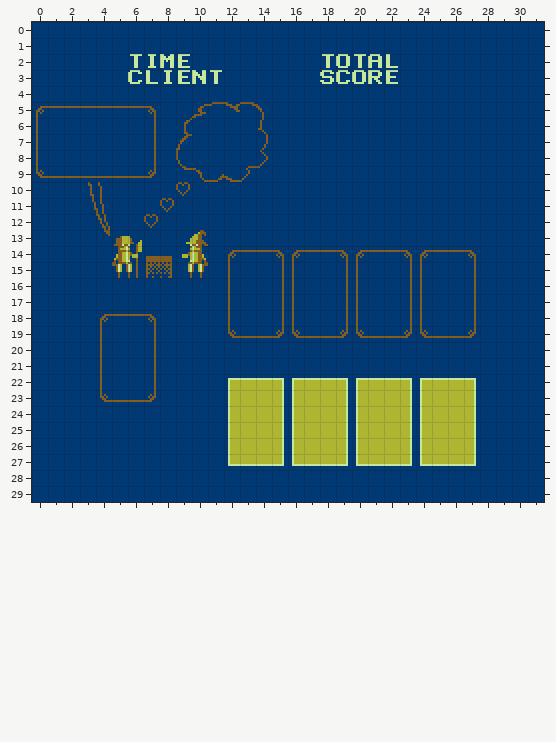
Level history. Tiled map: assets/maps/gamescene.tmx. The picture above is the old version.
Cells are 8x8 px. Shown: x 0..31, y 0..29.
And afterwards:
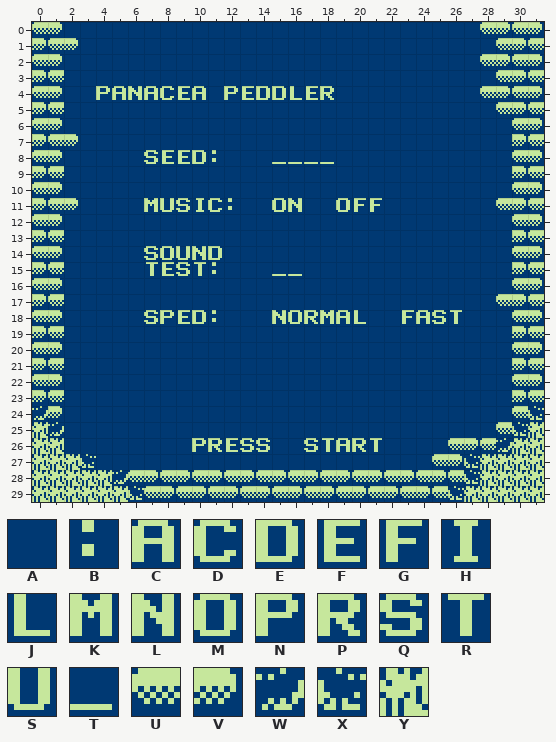
Key: from "chr001": A 0, B 58, C 65, D 67, E 68, F 69, G 70, H 73, J 76, K 77, L 78, M 79, N 80, P 82, Q 83, R 84, S 85, T 95, U 96, V 97, W 98, X 99, Y 114.
_ is an empty cell.
Tiles of an added or newly shown layer are drawn over the layers below it.
Message: update maps and created new game map that is pretier
What changed:
Changed rows in their new state; . is an unchanged cell.
Layer "settings" (now shown):
first column x 0:
 0 UV..........................UVUV
 1 VUV..........................UVU
 2 UV....AAAA........AAAAA.....UVUV
 3 VU....AAAAAA......AAAAA......UVU
 4 UV..NCLCDFC.NFEEJFP.........UVUV
 5 VUAAAAAA..AAAAA..............UVU
 6 UV.....A.A....A...............UV
 7 VUV....A.A....A...............VU
 8 UV.....QFFEB..ATTTT...........UV
 9 VUAAAAAA.AAAAAA...............VU
10 UV.AA....A....................UV
11 VUVAA..KSQHDB..ML..MGG.......UVU
12 UV..A..A......................UV
13 VU..AAA..AA...................VU
14 UV...AAQMSLEAAAAAAAAAAAAAAAA..UV
15 VU...AARFQRBA..TT..AA..AA..A..VU
16 UV..........A..AA..AA..AA..A..UV
17 VU..........A..AA..AA..AA..A.UVU
18 UV..AAAQNFEBA..LMPKCJ..GCQRA..UV
19 VU..A..A....AAAAAAAAAAAAAAAA..VU
20 UV..A..A......................UV
21 VU..A..A......................VU
22 UV..A..A....AAAAAAAAAAAAAAAA..UV
23 VU..AAAA....AAAAAAAAAAAAAAAA..VU
24 WV..........AAAAAAAAAAAAAAAA..UX
25 YW..........AAAAAAAAAAAAAAAA.UXY
26 YY........NPFQQAAQRCPRAAAAUVUWYY
27 YYYX........AAAAAAAAAAAAAUVXYYYY
28 YYYYYWUVUVUVUVUVUVUVUVUVUVUXYYYY
29 YYYYYYXUVUVUVUVUVUVUVUVUVUXYYYYY
Boxes around the changes in both pictures, in picture pixels (x1, y1, x2, y2):
added: (32, 22, 544, 502)
